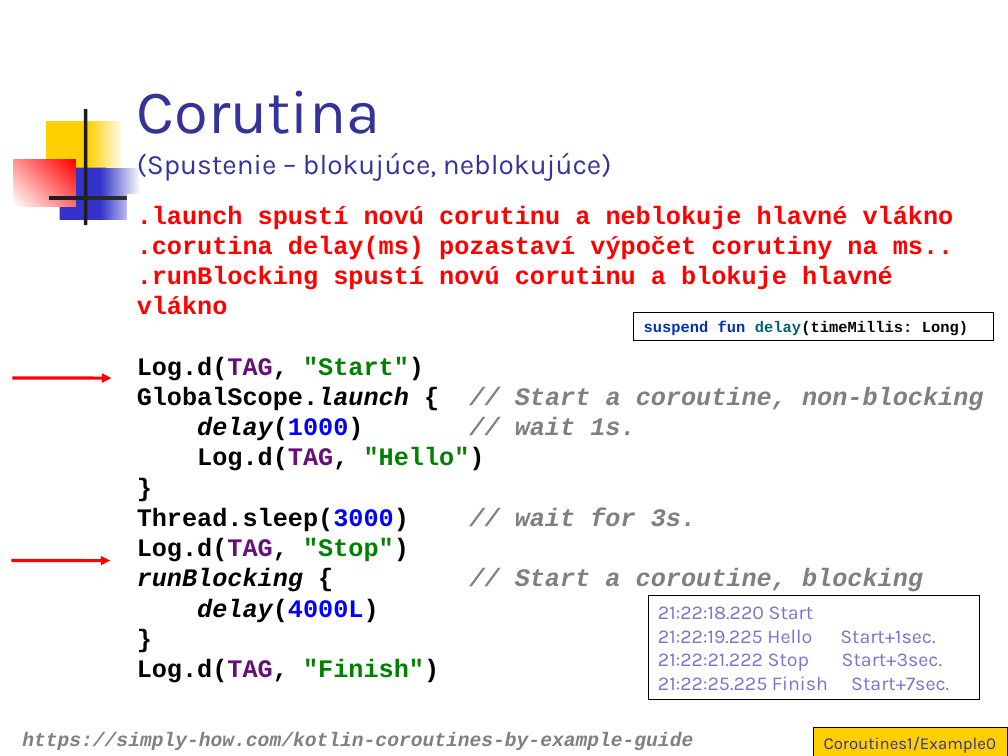
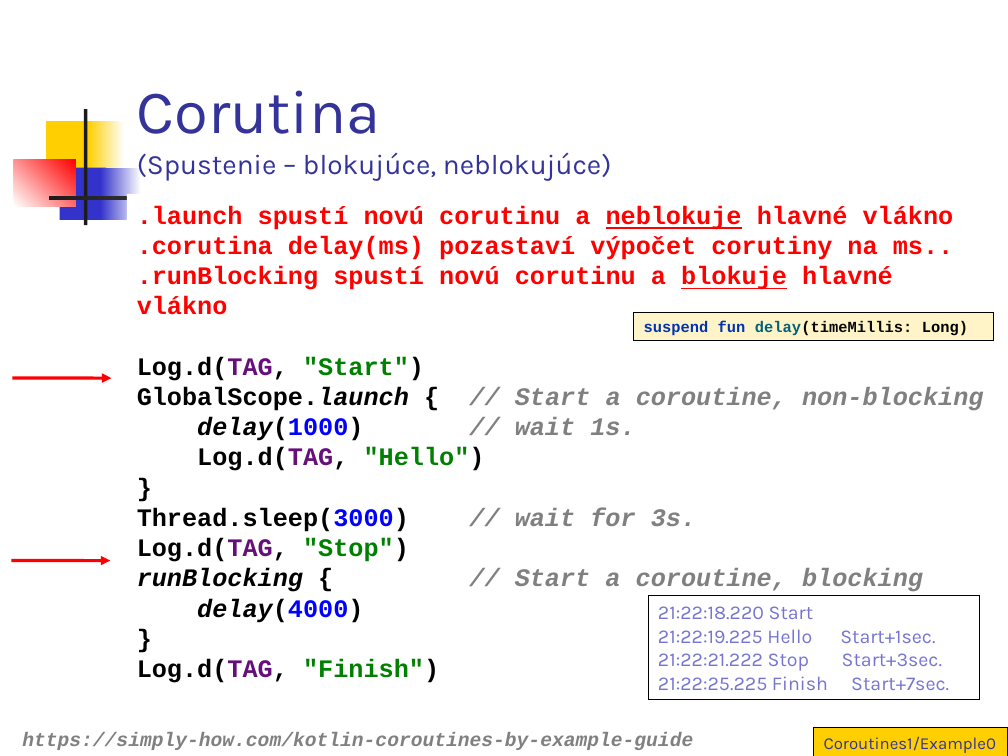
Before and after one commit to vmandro/Prednasky, a slide deck: slide 20 of 10/10_Android.ppt (slide 19 before the commit). Drawn at 1008x756 pixels with LibreOffice and Linux fonts; fonts in the diff are those of the drawing. Boxes give left, top, right and bottom in pixels: in the first picture for what was removed or moved away, otherwise in the second. Text is boxed around its words. In the diff, an @@ line names an element or a change of style, - is before the commit and + after.

```diff
--- a/10/10_Android.ppt
+++ b/10/10_Android.ppt
@@ text at (137, 205, 954, 315): underline on in "neblokuje", "blokuje" @@
@@ rectangle "suspend fun delay(timeMillis: Long)" at (634, 312, 994, 342): fill #FFFFFF to #FFF4C8 @@
@@ text at (137, 356, 983, 683): text changed @@
-Log.d(TAG, "Start")
-GlobalScope.launch { // Start a coroutine, non-blocking
-delay(1000) // wait 1s.
-Log.d(TAG, "Hello")
-}
-Thread.sleep(3000) // wait for 3s.
-Log.d(TAG, "Stop")
-runBlocking { // Start a coroutine, blocking
-delay(4000L)
-}
-Log.d(TAG, "Finish")
+Log.d(TAG, "Start")
+GlobalScope.launch { // Start a coroutine, non-blocking
+delay(1000) // wait 1s.
+Log.d(TAG, "Hello")
+}
+Thread.sleep(3000) // wait for 3s.
+Log.d(TAG, "Stop")
+runBlocking { // Start a coroutine, blocking
+delay(4000)
+}
+Log.d(TAG, "Finish")
```
Also in this commit, not shown: 26 other slides changed, 1 slide added, 1 slide removed, 2 other files.
